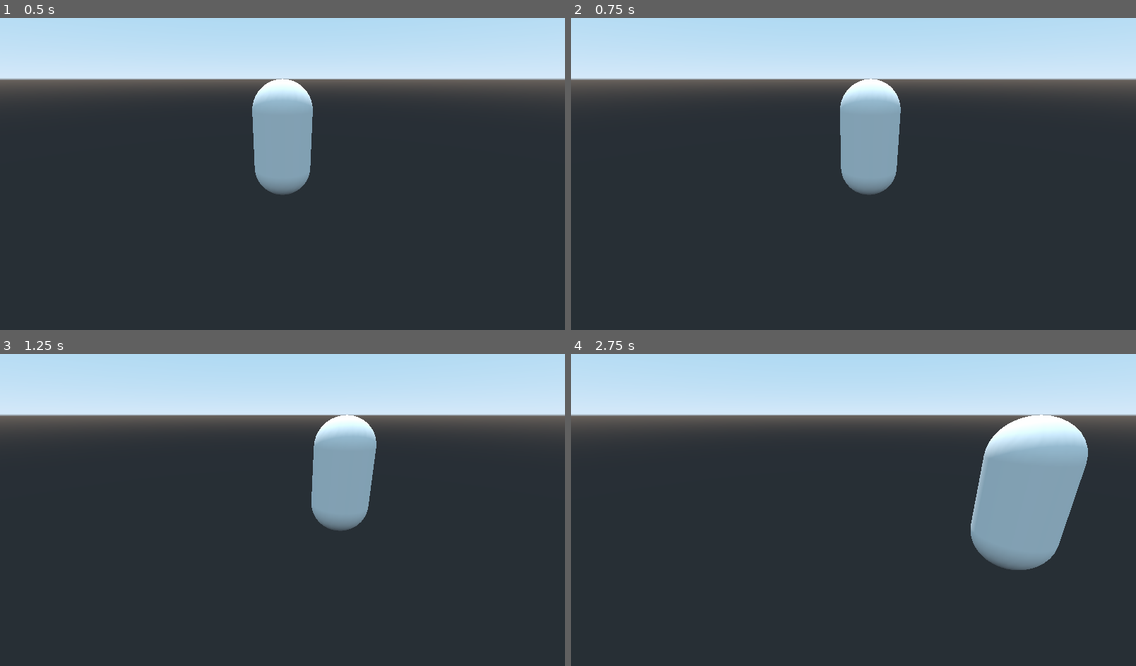
Above: before the commit, frames 1-4 (two rows, left to right).
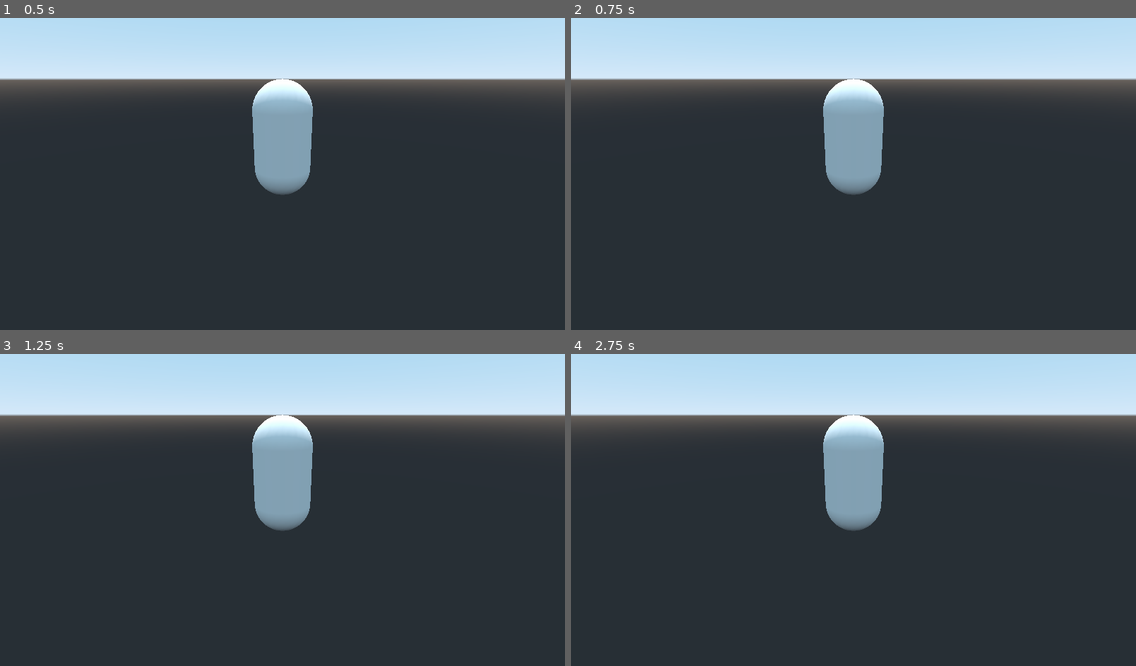
Above: after the commit, the same moments.

Repository: GitGudCode440/GameOffGameJamProject
Game: Godot game, scene res://src/Levels/LevelTemplate/LevelTemplate.tscn
Same seed, same stepped clock (60 frames per second), same inputs: the game is played once before the commit and once after it.
Inputs:
- Up to frame 1 (0.5 s): no input
- Up to frame 2 (0.75 s): tap Enter at 0.5 s; hold D (move_right) from 0.53 s (still down)
- Up to frame 3 (1.25 s): keep holding D (move_right)
- Up to frame 4 (2.75 s): release D (move_right) at 1.28 s; hold S (move_backward) 1.28-2.03 s; hold D (move_right) from 2.03 s (still down)

Frame 1 is identical in both runs. In frame 2, 2.2% of the frame differs, in the area x 44-59%, y 19-57%; in frame 3, 6.9%; in frame 4, 11%, in the area x 44-92%, y 19-70%.

Commit message:
Deleted setter for direction in stats res

Diff:
--- a/src/Resources/character_stats.gd
+++ b/src/Resources/character_stats.gd
@@ -4,17 +4,8 @@
 export var gravity : float
 export var health : int
 
-export var accelarationRate : float
-export var deccelarationRate : float
+export var accelerationRate : float
+export var deccelerationRate : float
 
 var velocity := Vector3.ZERO
-var direction := Vector3.ZERO setget set_direction
-
-func set_direction(_newDirection):
-	set_velocity_from_direction(_newDirection)
-	return _newDirection
-
-func set_velocity_from_direction(_newDirection : Vector3):
-
-	velocity.x = _newDirection.x * speed
-	velocity.z = _newDirection.z * speed
+var direction := Vector3.ZERO
--- a/src/Resources/character_stats.tres
+++ b/src/Resources/character_stats.tres
@@ -7,5 +7,5 @@
 speed = 0.0
 gravity = 0.0
 health = 0
-accelarationRate = 0.0
-deccelarationRate = 0.0
+accelerationRate = 0.0
+deccelerationRate = 0.0
